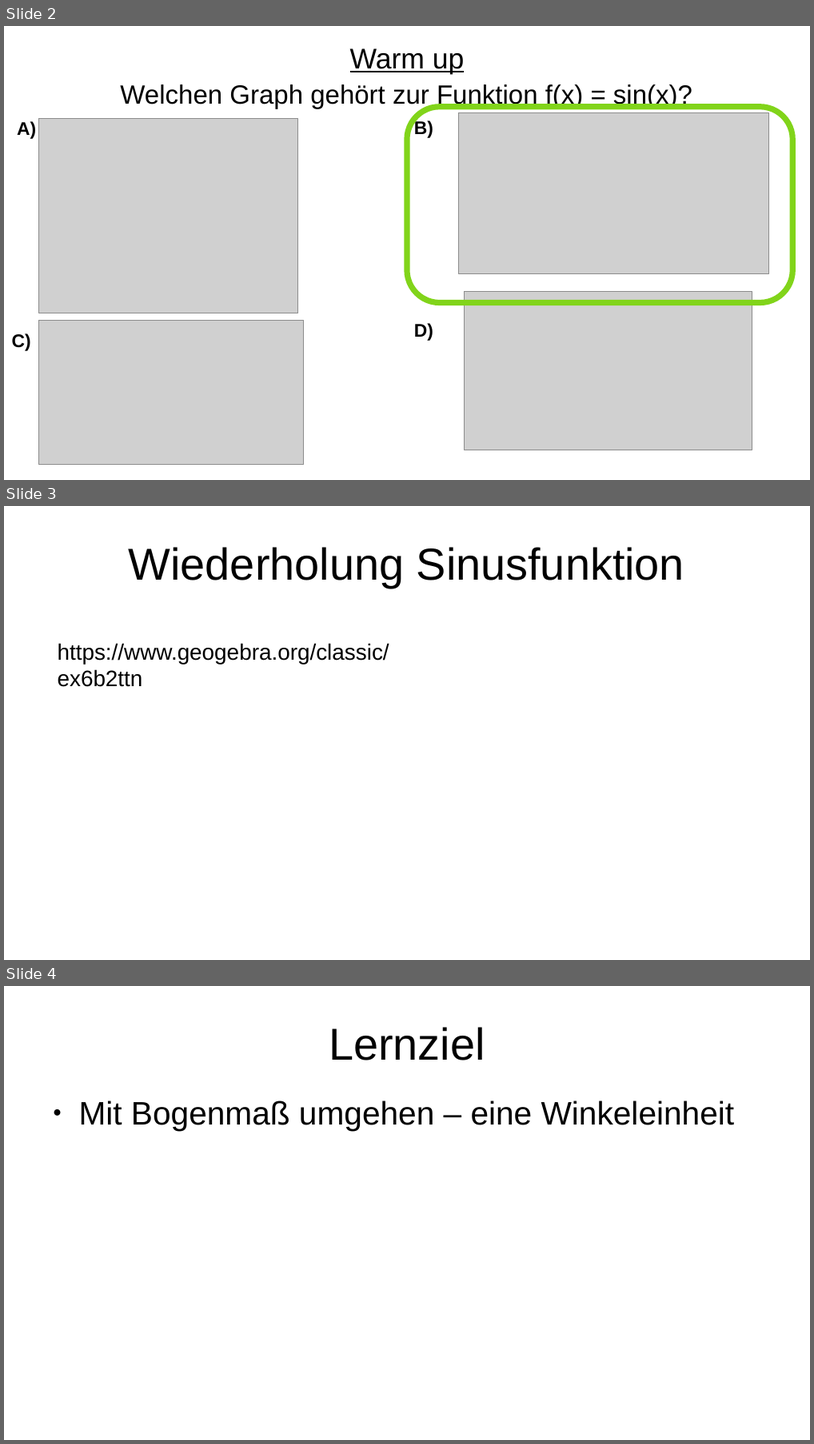
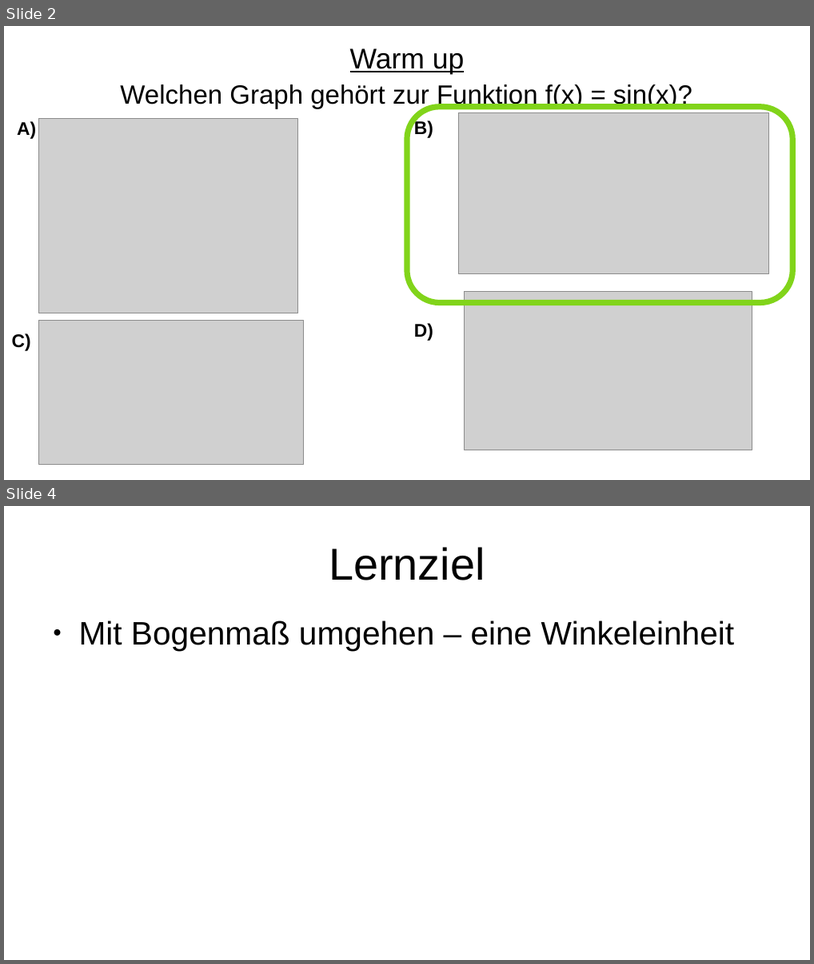
Before and after one commit to bearums/teaching, a slide deck: B5/Mathe/2024/D12/Sinus_funktion/02/pres.odp. Shown one above the other, each under a label of ours: slides 2, 3 and 4 before the commit, slides 2 and 4 after it; the slides between them are not shown. The pictures are 814x1444 and 814x964 pixels, drawn with LibreOffice and Linux fonts; fonts in the diff are those of the drawing; grey boxes stand for pictures. Boxes give left, top, right and bottom in pixels: in the first picture for what was removed or moved away, otherwise in the second. Text is boxed around its words. In the diff, an @@ line names an element or a change of style, - is before the commit and + after.

```diff
--- a/B5/Mathe/2024/D12/Sinus_funktion/02/pres.odp
+++ b/B5/Mathe/2024/D12/Sinus_funktion/02/pres.odp
@@ slide 3 removed at bbox=[4, 506, 810, 960], background #FFFFFF @@
@@ title removed at bbox=[129, 547, 685, 588] @@
-Wiederholung Sinusfunktion
@@ text removed at bbox=[58, 643, 390, 687] @@
-https://www.geogebra.org/classic/ex6b2ttn
```
Also in this commit, not shown: 2 slides changed, 9 slides added, 4 other slides removed, 10 other files.
